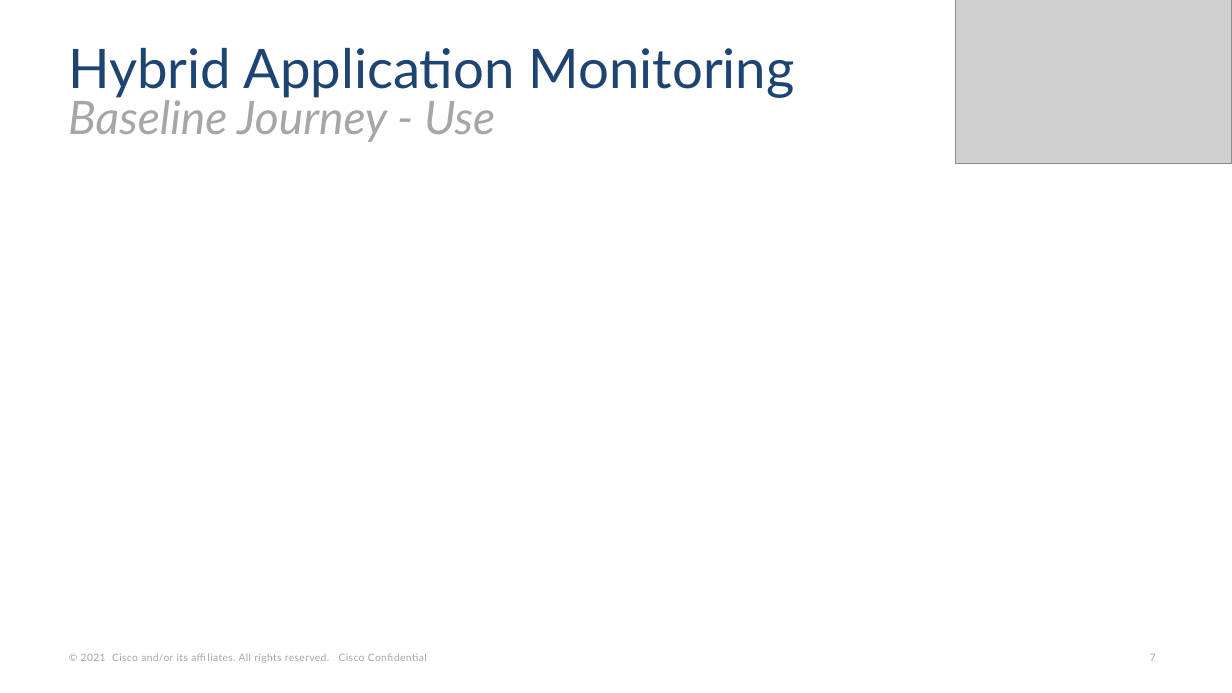
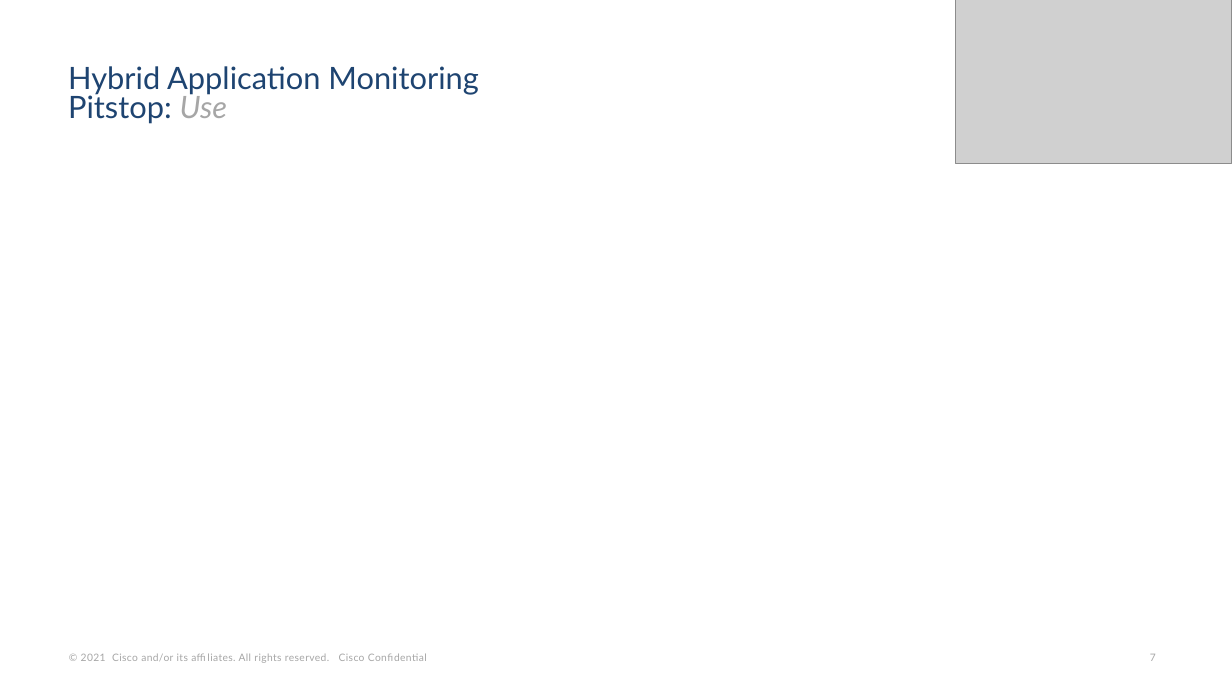
Before and after one commit to Appdynamics/config-assessment-tool, a slide deck: slide 7 of backend/resources/pptAssets/HybridApplicationMonitoringUseCase_template.pptx. Drawn at 1232x693 pixels with LibreOffice and Linux fonts; fonts in the diff are those of the drawing; grey boxes stand for pictures; background and template pictures are left out. Boxes give left, top, right and bottom in pixels: in the first picture for what was removed or moved away, otherwise in the second. Text is boxed around its words. In the diff, an @@ line names an element or a change of style, - is before the commit and + after.

```diff
--- a/backend/resources/pptAssets/HybridApplicationMonitoringUseCase_template.pptx
+++ b/backend/resources/pptAssets/HybridApplicationMonitoringUseCase_template.pptx
@@ title at <box>68,66,478,124</box>: text changed; size 42.5 to 24 pt @@
-Hybrid Application Monitoring
-Baseline Journey - Use
+Hybrid Application Monitoring
+Pitstop: Use
```
Also in this commit, not shown: 11 other slides changed, 2 other files.
